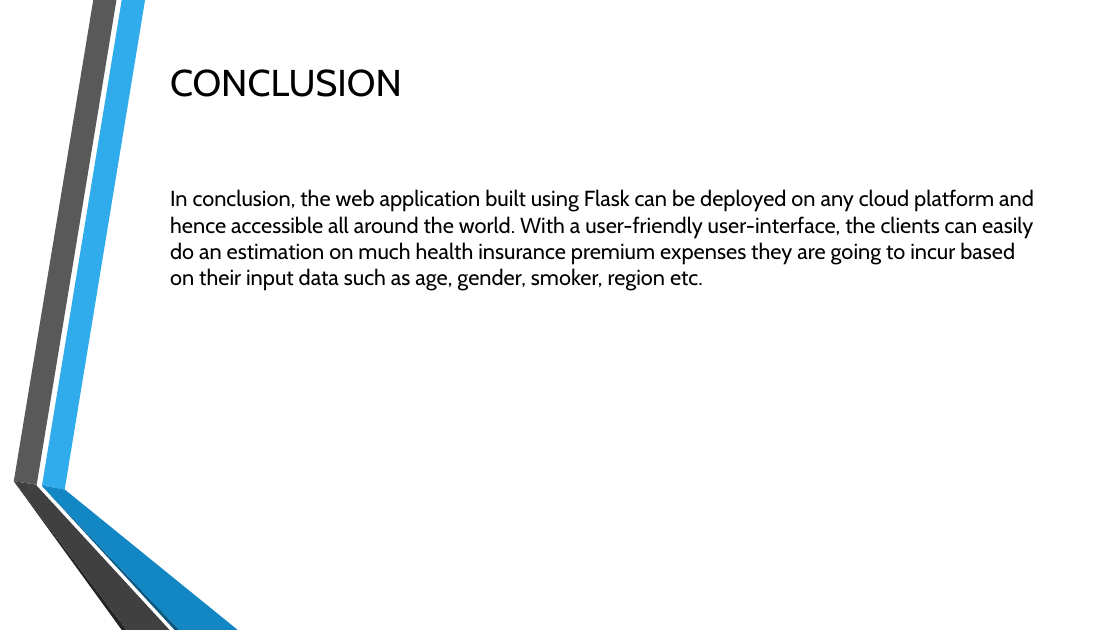
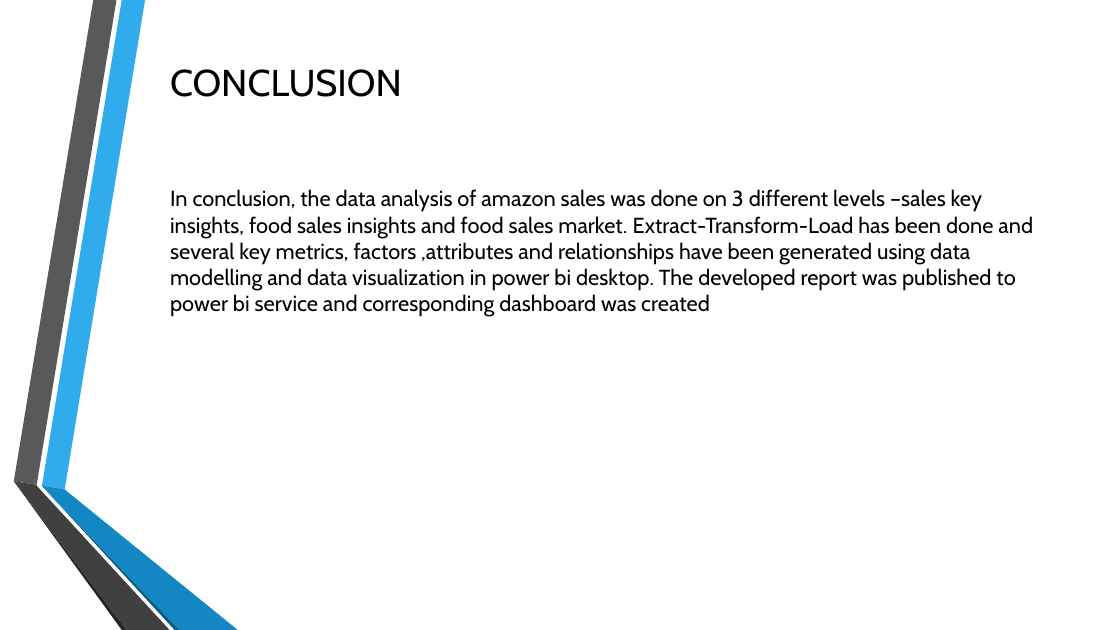
Before and after one commit to krishnan5307/Amazon-sales-data-analytics, a slide deck: slide 9 of Final_Project_Report_amazon_sale_data_analytics.pptx (slide 8 before the commit). Drawn at 1120x630 pixels with LibreOffice and Linux fonts; fonts in the diff are those of the drawing; background and template pictures are left out. Boxes give left, top, right and bottom in pixels: in the first picture for what was removed or moved away, otherwise in the second. Text is boxed around its words. In the diff, an @@ line names an element or a change of style, - is before the commit and + after.

```diff
--- a/Final_Project_Report_amazon_sale_data_analytics.pptx
+++ b/Final_Project_Report_amazon_sale_data_analytics.pptx
@@ text at <box>170,189,1033,316</box>: text changed @@
-In conclusion, the web application built using Flask can be deployed on any cloud platform and hence accessible all around the world. With a user-friendly user-interface, the clients can easily do an estimation on much health insurance premium expenses they are going to incur based on their input data such as age, gender, smoker, region etc.
+In conclusion, the data analysis of amazon sales was done on 3 different levels –sales key insights, food sales insights and food sales market. Extract-Transform-Load has been done and several key metrics, factors ,attributes and relationships have been generated using data modelling and data visualization in power bi desktop. The developed report was published to power bi service and corresponding dashboard was created
```
Also in this commit, not shown: 5 other slides changed, 2 slides added, 1 slide removed.
